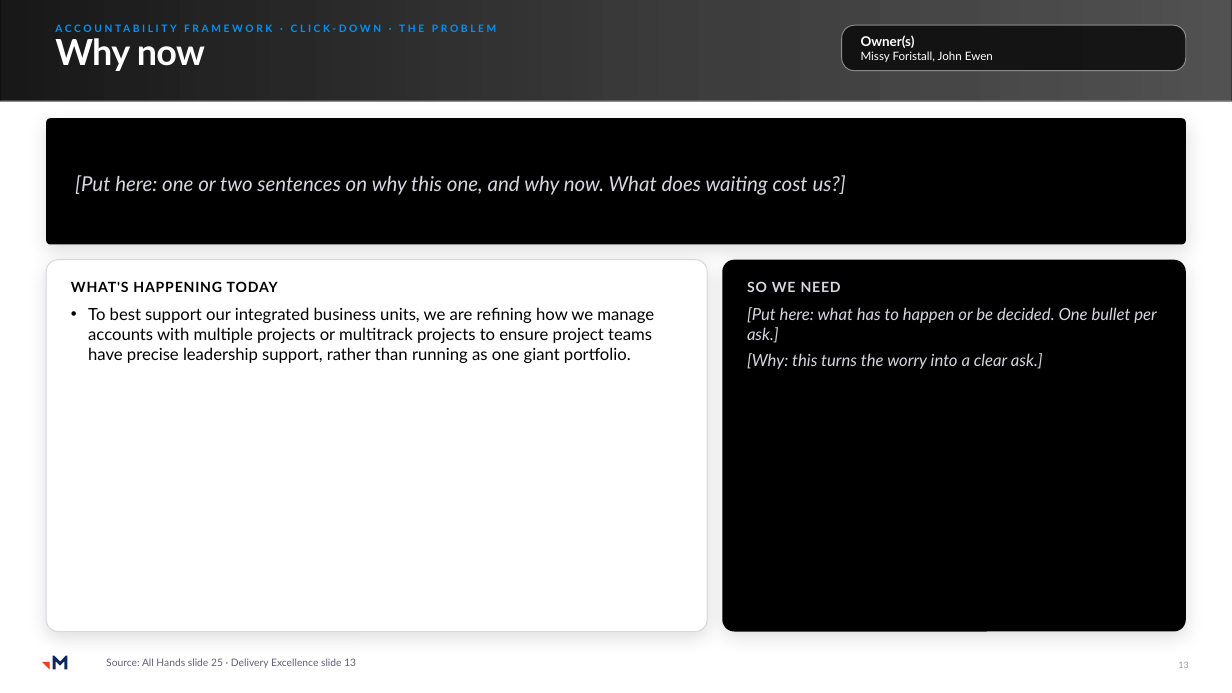
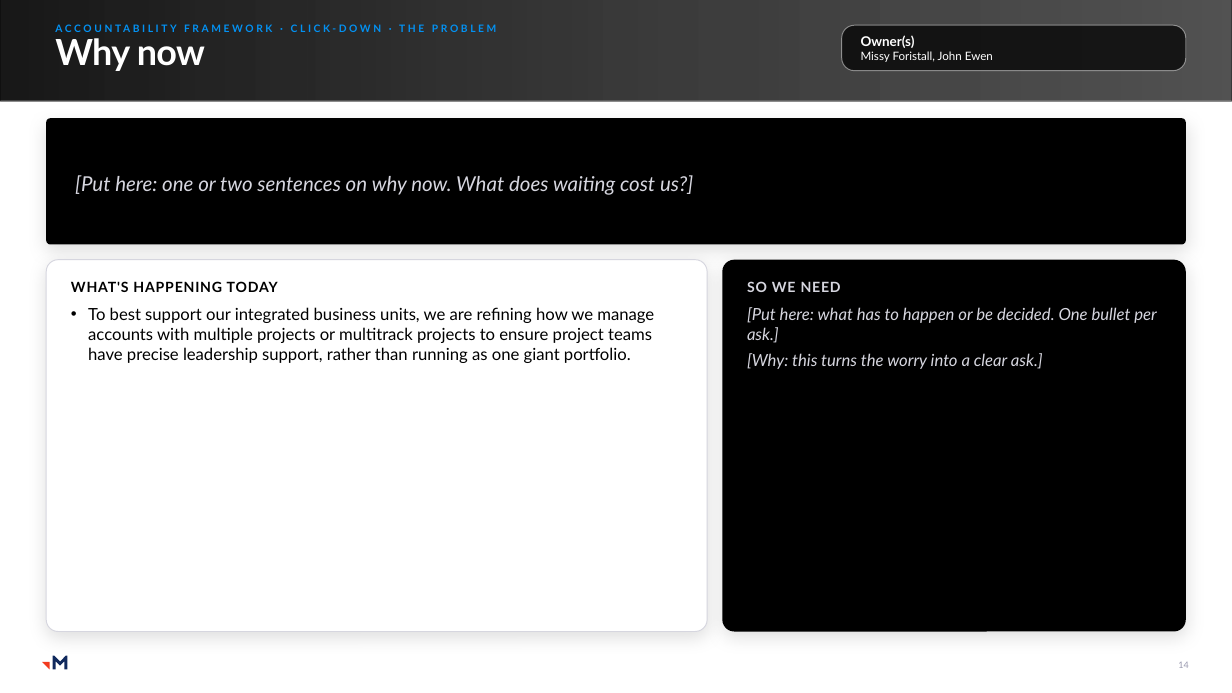
Before and after one commit to RachelHarrisMerkle/BasicMerkle, a slide deck: slide 14 of Priorities_Master.pptx (slide 13 before the commit). Drawn at 1232x693 pixels with LibreOffice and Linux fonts; fonts in the diff are those of the drawing; grey boxes stand for pictures. Boxes give left, top, right and bottom in pixels: in the first picture for what was removed or moved away, otherwise in the second. Text is boxed around its words. In the diff, an @@ line names an element or a change of style, - is before the commit and + after.

```diff
--- a/Priorities_Master.pptx
+++ b/Priorities_Master.pptx
@@ text in rounded rectangle at (75, 175, 693, 195): text changed @@
-[Put here: one or two sentences on why this one, and why now. What does waiting cost us?]
+[Put here: one or two sentences on why now. What does waiting cost us?]
@@ text removed at (106, 658, 356, 668) @@
-Source: All Hands slide 25 · Delivery Excellence slide 13
@@ page number at (1178, 662, 1188, 668): text changed @@
-13
+14
```
Also in this commit, not shown: 36 other slides changed, 8 slides added, 1 other file.
